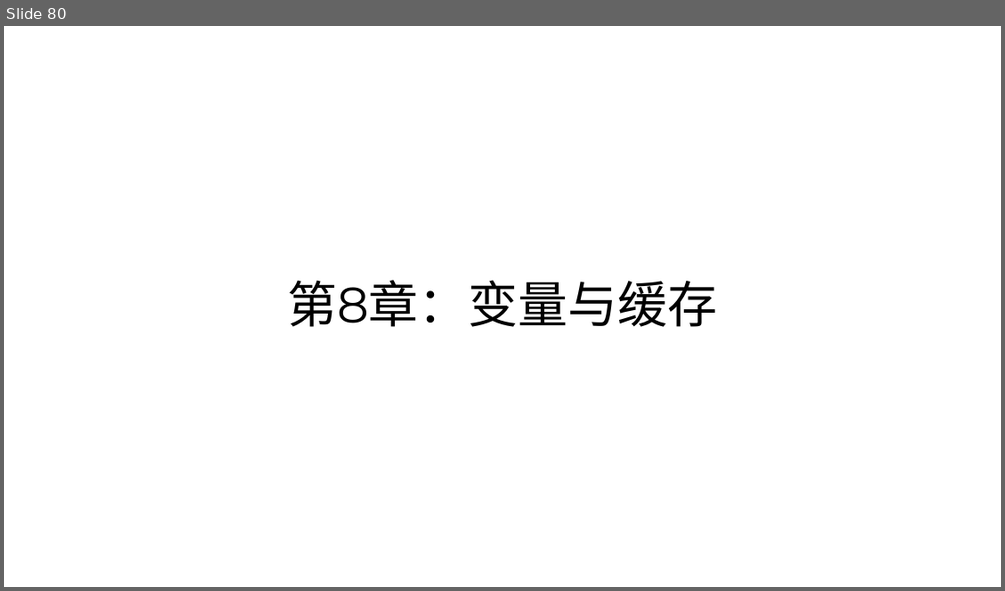
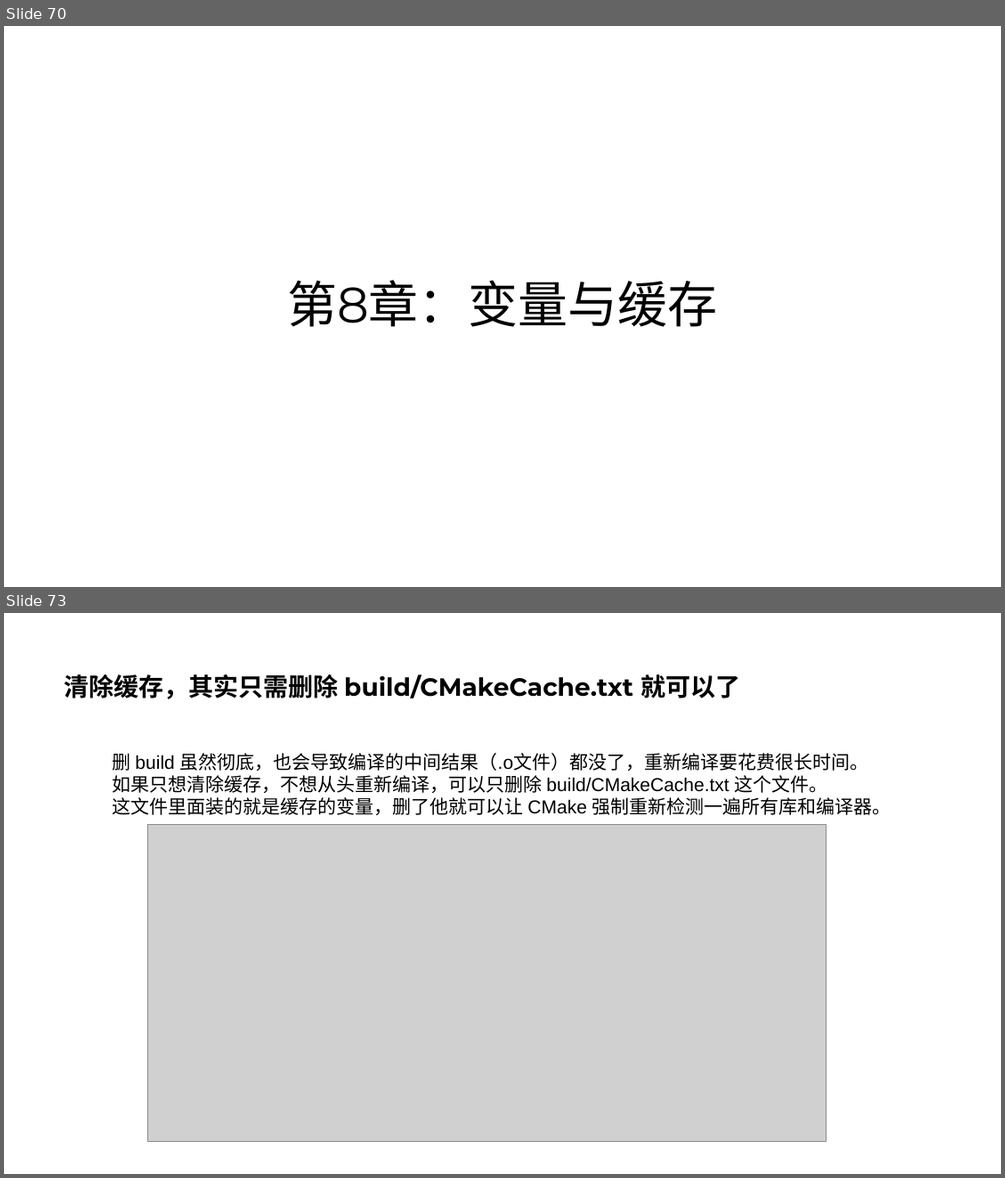
Before and after one commit to parallel101/course, a slide deck: 11/slides.pptx. Shown one above the other, each under a label of ours: slide 80 before the commit, slides 70 and 73 after it; the slides between them are not shown. The pictures are 1005x591 and 1005x1178 pixels, drawn with LibreOffice and Linux fonts; fonts in the diff are those of the drawing; grey boxes stand for pictures. Boxes give left, top, right and bottom in pixels: in the first picture for what was removed or moved away, otherwise in the second. Text is boxed around its words. In the diff, an @@ line names an element or a change of style, - is before the commit and + after.

```diff
--- a/11/slides.pptx
+++ b/11/slides.pptx
@@ slide 73 added at (4,613,1001,1174), background #FFFFFF @@
@@ title added at (65,674,740,699), 24 pt, text #000000, bold @@
+清除缓存，其实只需删除 build/CMakeCache.txt 就可以了
@@ text added at (113,753,891,815), 18 pt, text #000000 @@
+删 build 虽然彻底，也会导致编译的中间结果（.o文件）都没了，重新编译要花费很长时间。
+如果只想清除缓存，不想从头重新编译，可以只删除 build/CMakeCache.txt 这个文件。
+这文件里面装的就是缓存的变量，删了他就可以让 CMake 强制重新检测一遍所有库和编译器。
@@ picture added at (148,825,825,1141) @@
@@ what was slide 80 is now slide 70 @@
```
Also in this commit, not shown: 2 slides changed, 16 other slides added, 2 other files.
